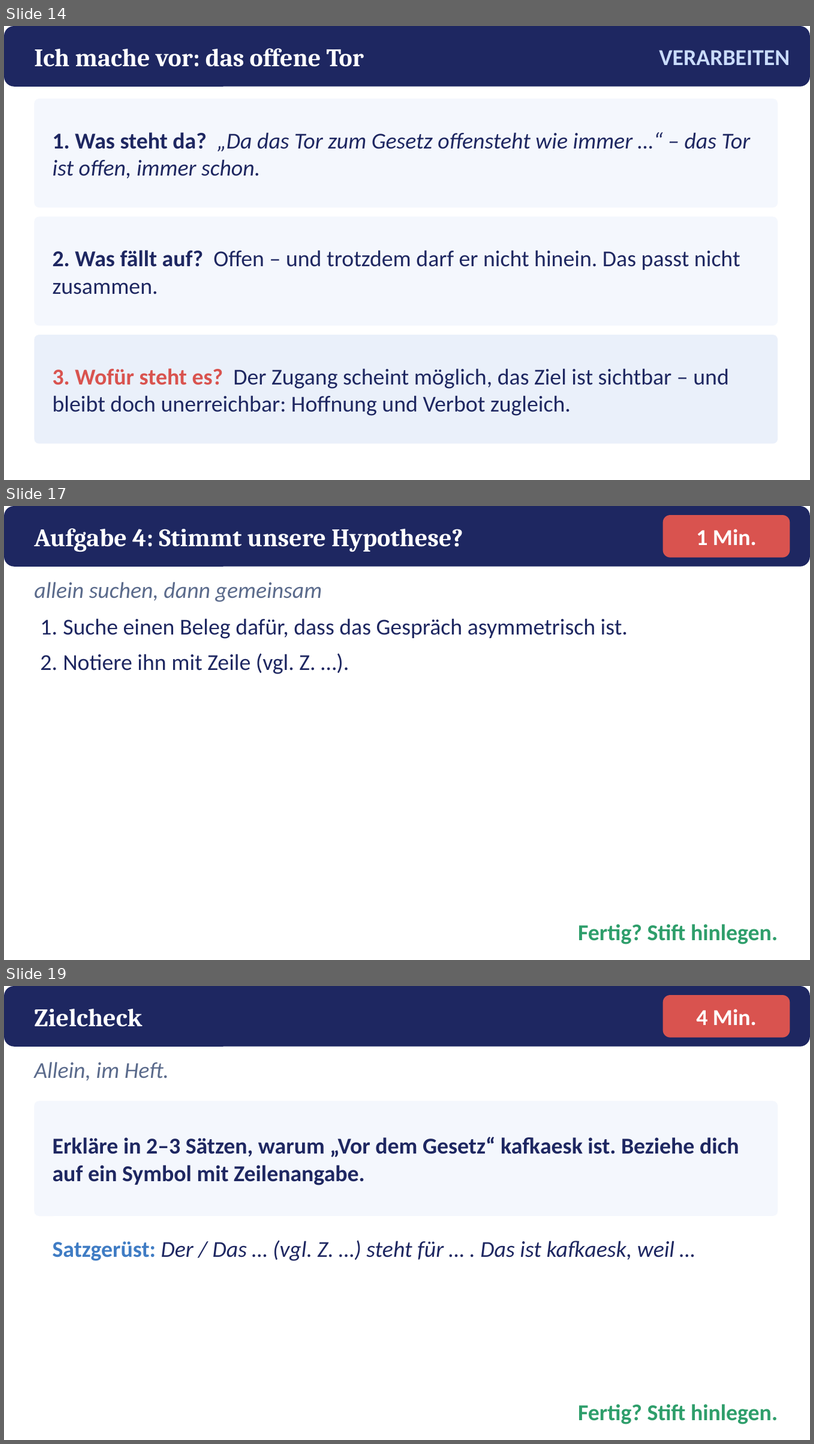
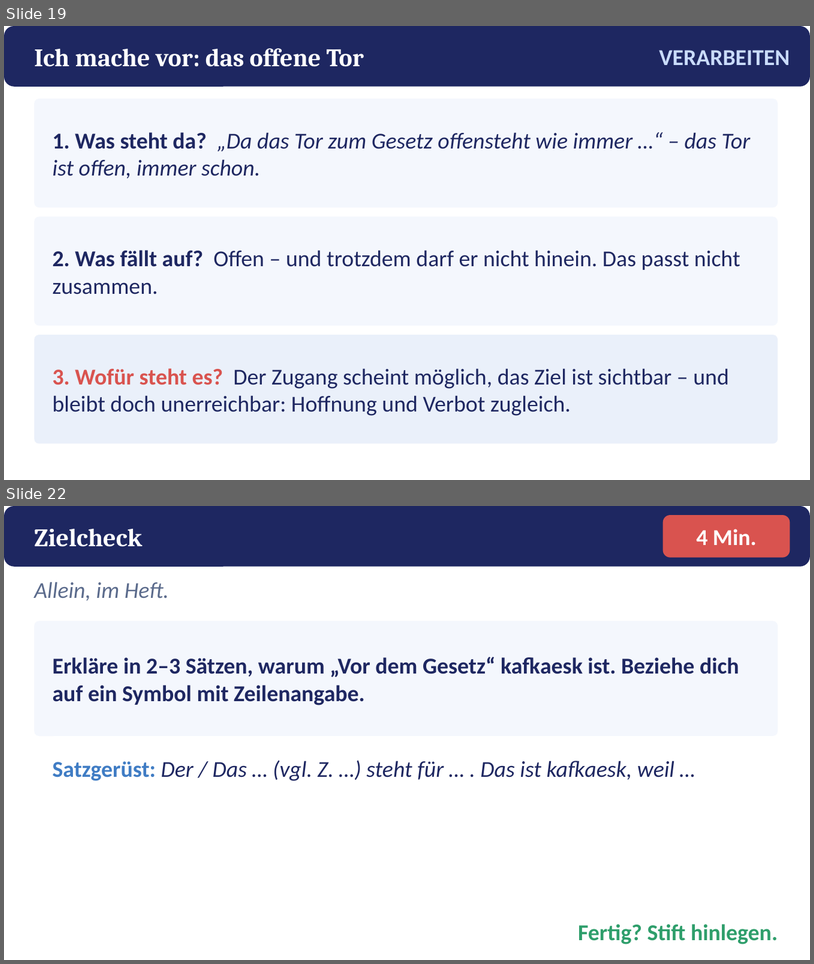
Before and after one commit to golzkonstantin-gif/Schule, a slide deck: Deutsch_11/Kafka_Vor_dem_Gesetz/Praesentation_Vor_dem_Gesetz.pptx. Shown one above the other, each under a label of ours: slides 14, 17 and 19 before the commit, slides 19 and 22 after it; the slides between them are not shown. The pictures are 814x1444 and 814x964 pixels, drawn with LibreOffice and Linux fonts; fonts in the diff are those of the drawing. Boxes give left, top, right and bottom in pixels: in the first picture for what was removed or moved away, otherwise in the second. Text is boxed around its words. In the diff, an @@ line names an element or a change of style, - is before the commit and + after.

```diff
--- a/Deutsch_11/Kafka_Vor_dem_Gesetz/Praesentation_Vor_dem_Gesetz.pptx
+++ b/Deutsch_11/Kafka_Vor_dem_Gesetz/Praesentation_Vor_dem_Gesetz.pptx
@@ slide 17 removed at bbox=[4, 506, 810, 960], background #FFFFFF @@
@@ rounded rectangle removed at bbox=[4, 506, 810, 567] @@
@@ rounded rectangle removed at bbox=[663, 515, 791, 558] @@
@@ text removed at bbox=[34, 528, 464, 552] @@
-Aufgabe 4: Stimmt unsere Hypothese?
@@ text removed at bbox=[696, 529, 757, 545] @@
-1 Min.
@@ text removed at bbox=[34, 582, 323, 602] @@
-allein suchen, dann gemeinsam
@@ text removed at bbox=[63, 618, 628, 674] @@
-1. Suche einen Beleg dafür, dass das Gespräch asymmetrisch ist.
-2. Notiere ihn mit Zeile (vgl. Z. …).
@@ text removed at bbox=[578, 924, 778, 944] @@
-Fertig? Stift hinlegen.
@@ what was slide 14 is now slide 19 @@
@@ what was slide 19 is now slide 22 @@
```
Also in this commit, not shown: 4 slides changed, 5 slides added, 1 other slide removed, 10 other files.
